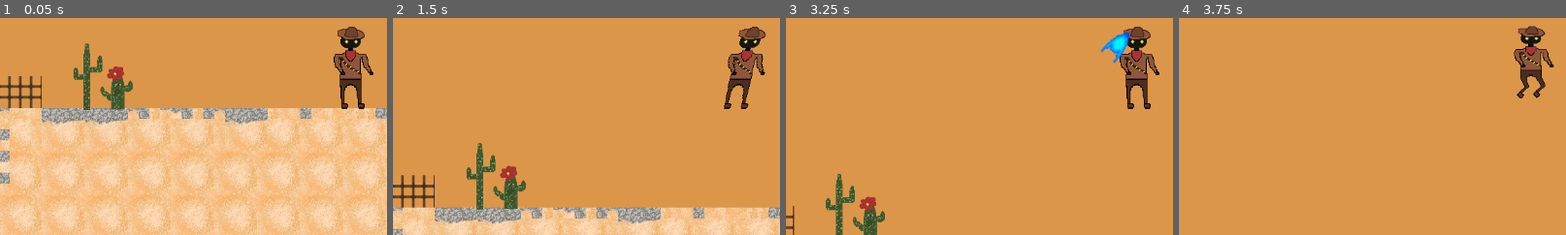
Above: before the commit, frames 1-4 (left to right).
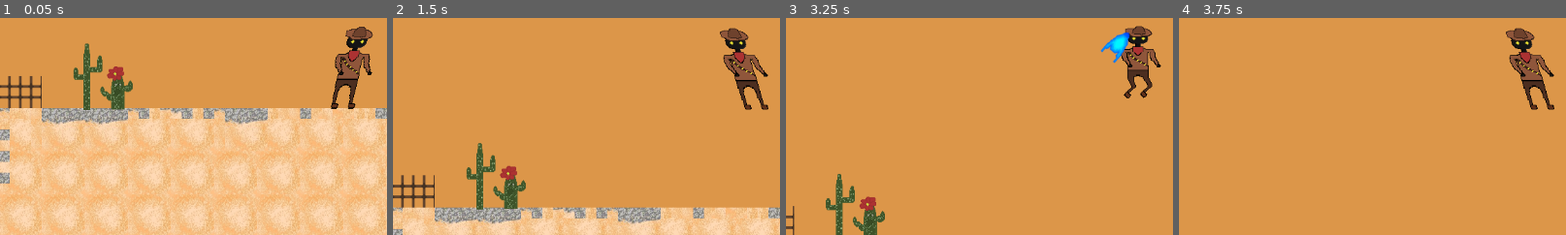
Above: after the commit, the same moments.

Repository: MGray2/Cowboy_With_A_Wand
Game: Godot game, scene res://scenes/main.tscn
Same seed, same stepped clock (60 frames per second), same inputs: the game is played once before the commit and once after it.
Inputs (mouse positions are % of the whole screen's width and height, from its top left):
- Up to frame 1 (0.05 s): no input
- Up to frame 2 (1.5 s): tap Enter (ui_accept) at 0.5, 0.77 s; move the mouse to (72, 45) at 0.52 s; hold D (right) from 0.53 s (still down); tap F (attack) at 0.6 s; tap E (heal) at 0.8, 1.35 s; move the mouse to (30, 55) at 1.27 s
- Up to frame 3 (3.25 s): tap Enter (ui_accept) at 1.52, 3.02 s; tap Q (mana) at 1.55, 2.1 s; move the mouse to (60, 28) at 2.02 s; release D (right) at 2.03 s; hold A (left) 2.03-2.78 s; tap F (attack) at 2.3, 2.85 s; move the mouse to (45, 70) at 2.77 s; hold D (right) from 2.78 s (still down); tap E (heal) at 3.05 s
- Up to frame 4 (3.75 s): keep holding D (right); move the mouse to (80, 65) at 3.52 s; tap E (heal) at 3.6 s
The pictures show only the part of the screen within x 5-55%, y 39-88%; the shares and areas given below are measured in that part.

The runs differ from the first frame. In frame 1, 1.7% of the frame differs, in the area x 85-97%, y 4-42%; in frame 2, 2.4%, in the area x 84-97%, y 4-43%; in frame 3, 1.8%; in frame 4, 2.3%.

Commit message:
jump/walk animation

Diff:
--- a/scenes/player.tscn
+++ b/scenes/player.tscn
@@ -327,10 +327,6 @@
 atlas = ExtResource("3_qns0h")
 region = Rect2(496, 0, 124, 124)
 
-[sub_resource type="AtlasTexture" id="AtlasTexture_bpcb3"]
-atlas = ExtResource("3_qns0h")
-region = Rect2(620, 0, 124, 124)
-
 [sub_resource type="AtlasTexture" id="AtlasTexture_h65tp"]
 atlas = ExtResource("3_qns0h")
 region = Rect2(744, 0, 124, 124)
@@ -521,7 +517,7 @@
 "speed": 5.0
 }, {
 "frames": [{
-"duration": 1.0,
+"duration": 0.11,
 "texture": SubResource("AtlasTexture_7kqlo")
 }, {
 "duration": 1.0,
@@ -533,18 +529,15 @@
 "duration": 1.0,
 "texture": SubResource("AtlasTexture_1feyl")
 }, {
-"duration": 1.0,
+"duration": 11.0,
 "texture": SubResource("AtlasTexture_wyo4w")
-}, {
-"duration": 1.0,
-"texture": SubResource("AtlasTexture_bpcb3")
 }, {
 "duration": 1.0,
 "texture": SubResource("AtlasTexture_h65tp")
 }],
 "loop": true,
 "name": &"Jump",
-"speed": 5.0
+"speed": 11.01
 }, {
 "frames": [{
 "duration": 1.0,
@@ -561,7 +554,7 @@
 }],
 "loop": true,
 "name": &"Run",
-"speed": 5.0
+"speed": 6.0
 }, {
 "frames": [{
 "duration": 1.0,
@@ -606,7 +599,8 @@
 
 [node name="AnimatedSprite2D" type="AnimatedSprite2D" parent="."]
 sprite_frames = SubResource("SpriteFrames_3th3l")
-animation = &"Invincible"
+animation = &"Jump"
+frame_progress = 0.0643665
 
 [node name="CollisionShape2D" type="CollisionShape2D" parent="."]
 shape = SubResource("CapsuleShape2D_pxnxi")
--- a/scripts/player.gd
+++ b/scripts/player.gd
@@ -149,5 +149,5 @@
 		health -=25
 		mana += 25
 
-func melee_attack():
-	print("smack")
+#func melee_attack():
+	#print("smack")
Not shown: 1 places in scenes/player.tscn that only renumber resources
